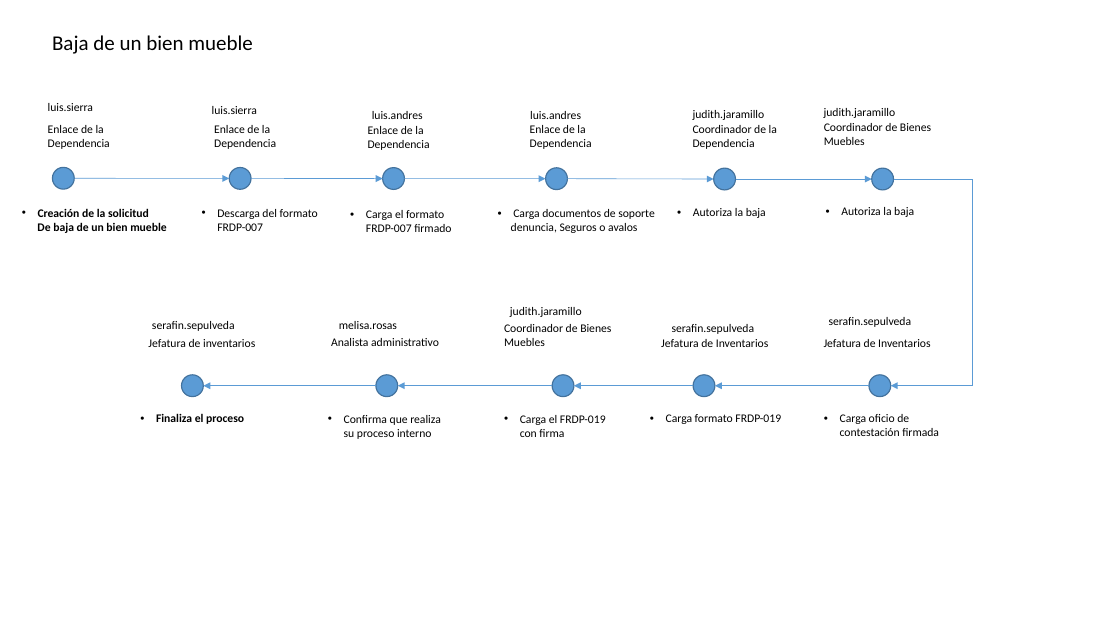
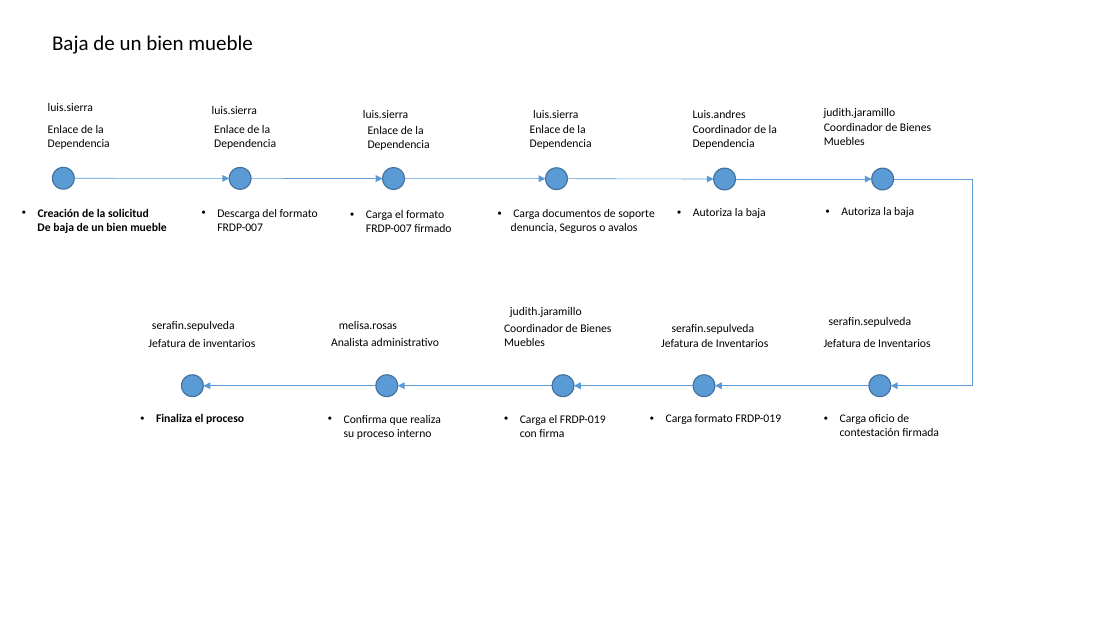
Before and after one commit to iclechuga/All-documents, a slide deck: slide 4 of PABMI/PRUEBAS/Pasos de los Proceso/Pasos de los procesos.pptx. Drawn at 1120x630 pixels with LibreOffice and Linux fonts; fonts in the diff are those of the drawing. Boxes give left, top, right and bottom in pixels: in the first picture for what was removed or moved away, otherwise in the second. Text is boxed around its words. In the diff, an @@ line names an element or a change of style, - is before the commit and + after.

```diff
--- a/PABMI/PRUEBAS/Pasos de los Proceso/Pasos de los procesos.pptx
+++ b/PABMI/PRUEBAS/Pasos de los Proceso/Pasos de los procesos.pptx
@@ text at (363,110,408,118): text changed @@
-luis.andres
+luis.sierra
@@ text at (533,110,578,118): text changed @@
-luis.andres
+luis.sierra
@@ text at (693,110,746,118): text changed @@
-judith.jaramillo
+Luis.andres
```
Also in this commit, not shown: 12 other files.
